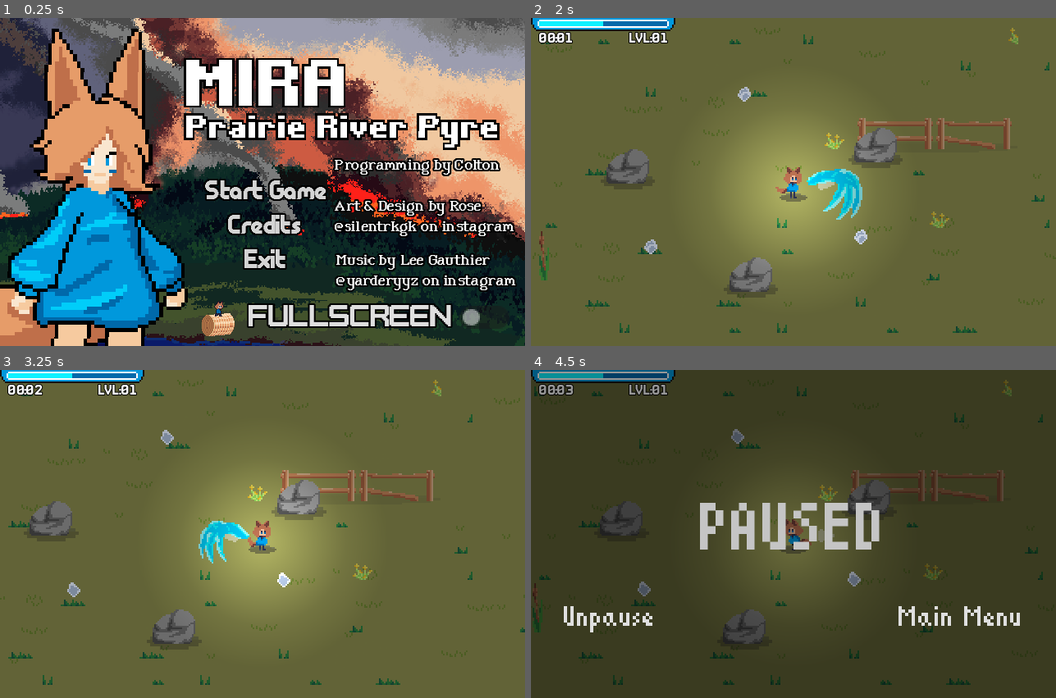
Above: before the commit, frames 1-4 (two rows, left to right).
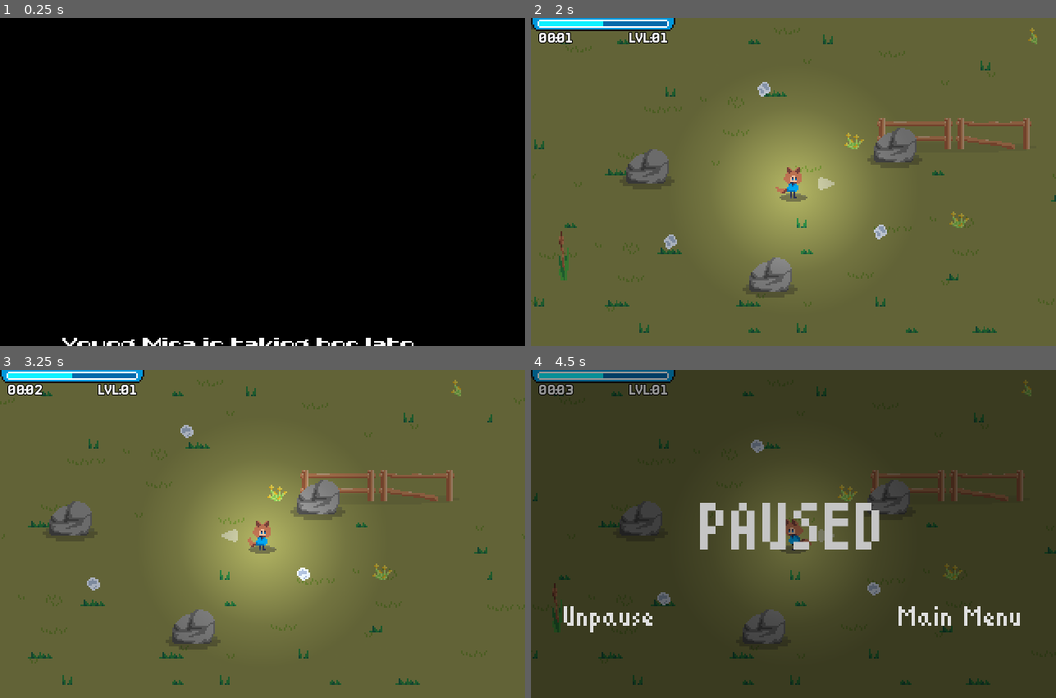
Above: after the commit, the same moments.

Repository: ColtonPhillips/its-spreading
Game: Godot game, scene res://scenes/gui/story/story_menu.tscn
The game is run twice, just before and just after one commit, with the same random seed, the same clock (stepped at 60 frames per second) and the same inputs. Before the commit the project starts from res://scenes/gui/main_menu/main_menu.tscn. Sound files missing from this copy of the repository are replaced by a short silence.
Inputs (mouse positions are in pixels of both pictures, inside the frame that each line leads up to):
- Up to frame 1 (0.25 s): no input
- Up to frame 2 (2 s): tap Enter (ui_accept) at 0.5, 0.77 s; move the mouse to (909, 165) at 0.52 s; hold D (move_right) 0.53-1.25 s; click (909, 165) at 0.6 s; drag from (688, 198) to (746, 80) at 1.27 s
- Up to frame 3 (3.25 s): move the mouse to (315, 461) at 2.02 s; hold D (move_right) 2.03-2.75 s; click (315, 461) at 2.1 s; drag from (236, 599) to (73, 602) at 2.77 s
- Up to frame 4 (4.5 s): move the mouse to (951, 583) at 3.52 s; hold A (move_left) 3.53-4.25 s; click (951, 583) at 3.6 s; tap Enter (ui_accept) at 3.77 s; tap Escape (pause) at 4.15 s; drag from (636, 484) to (646, 602) at 4.27 s

The runs differ from the first frame. In frame 1, 86% of the frame differs, in the area x 0-100%, y 0-100%; in frame 2, 7.2%; in frame 3, 6.6%; in frame 4, 4.3%.

Commit message:
final commit

Diff:
--- a/default_bus_layout.tres
+++ b/default_bus_layout.tres
@@ -1,4 +1,3 @@
 [gd_resource type="AudioBusLayout" format=3 uid="uid://calw0vgs40hsh"]
 
 [resource]
-bus/0/mute = true
--- a/project.godot
+++ b/project.godot
@@ -11,13 +11,14 @@
 [application]
 
 config/name="ItsSpreading"
-run/main_scene="res://scenes/gui/main_menu/main_menu.tscn"
+run/main_scene="res://scenes/gui/story/story_menu.tscn"
 config/features=PackedStringArray("4.2", "Forward Plus")
 config/icon="res://icon.svg"
 
 [autoload]
 
 Global="*res://scenes/global.gd"
+GlobalSound="*res://scenes/global_sound.tscn"
 
 [display]
 
--- /dev/null
+++ b/scenes/global_sound.gd
@@ -0,0 +1,10 @@
+extends Node
+@onready var audio_stream_player_2d = $AudioStreamPlayer2D
+
+var is_playing = true
+func play():
+	is_playing = true
+	audio_stream_player_2d.play()
+func stop():
+	is_playing = false
+	audio_stream_player_2d.stop()
--- /dev/null
+++ b/scenes/global_sound.tscn
@@ -0,0 +1,11 @@
+[gd_scene load_steps=3 format=3 uid="uid://c7cd7y4rlm74e"]
+
+[ext_resource type="AudioStream" uid="uid://dxqusqwxk2d31" path="res://res/sound/music/main_menu_theme.ogg" id="1_0pgbr"]
+[ext_resource type="Script" path="res://scenes/global_sound.gd" id="1_8uyqt"]
+
+[node name="Node" type="Node"]
+script = ExtResource("1_8uyqt")
+
+[node name="AudioStreamPlayer2D" type="AudioStreamPlayer2D" parent="."]
+stream = ExtResource("1_0pgbr")
+autoplay = true
--- a/scenes/gui/main_menu/main_menu.gd
+++ b/scenes/gui/main_menu/main_menu.gd
@@ -4,17 +4,21 @@
 @export var credits_scene: String
 
 func _enter_tree():
-	pass
+	if not GlobalSound.is_playing:
+		GlobalSound.play()
 	#$Fader.play('fade_in')
 
 func _on_start_game_link_pressed():
 	get_tree().change_scene_to_file(start_game_scene)
+	GlobalSound.stop()
 
 func _on_credits_link_pressed():
 	#get_tree().change_scene_to_file(credits_scene)
 	get_tree().change_scene_to_file(credits_scene)
+	GlobalSound.stop()
 
 func _on_exit_link_pressed():
+	GlobalSound.stop()
 	get_tree().quit();
 
 
--- a/scenes/gui/main_menu/main_menu.tscn
+++ b/scenes/gui/main_menu/main_menu.tscn
@@ -10,7 +10,6 @@
 [ext_resource type="FontFile" uid="uid://btyeuqqrwnge2" path="res://res/font/ttf/highres/ChevyRay - Stapler.ttf" id="6_q755q"]
 [ext_resource type="FontFile" uid="uid://cm5u3vv7bosl2" path="res://res/font/ttf/highres/ChevyRay - Roundabout.ttf" id="7_3y3mg"]
 [ext_resource type="Texture2D" uid="uid://dqfy3boylpdxa" path="res://res/art/gui/iconography/hay_bale_cute.png" id="10_nnjmx"]
-[ext_resource type="AudioStream" uid="uid://dxqusqwxk2d31" path="res://res/sound/music/main_menu_theme.ogg" id="11_icswu"]
 [ext_resource type="FontFile" uid="uid://hhp6d5sly784" path="res://res/font/ttf/midres/ChevyRay - Classified.ttf" id="12_vxkkg"]
 
 [sub_resource type="ShaderMaterial" id="ShaderMaterial_fndvd"]
@@ -311,10 +310,6 @@
 "": SubResource("AnimationLibrary_q6ukp")
 }
 
-[node name="AudioStreamPlayer" type="AudioStreamPlayer" parent="."]
-stream = ExtResource("11_icswu")
-autoplay = true
-
 [node name="InstaSocial" type="Label" parent="."]
 offset_left = 205.0
 offset_top = 144.0
--- /dev/null
+++ b/scenes/gui/story/story_menu.gd
@@ -0,0 +1,15 @@
+extends Node2D
+@onready var label:Label = $Label
+
+func _ready():
+	label.position.snapped(Vector2.ONE)
+	pass
+
+func _physics_process(delta):
+	if (label.position.y > -325):
+		label.position.y -= 0.2
+
+
+func _on_link_button_pressed():
+	get_tree().change_scene_to_file('res://scenes/gui/main_menu/main_menu.tscn')
+	pass # Replace with function body.
--- /dev/null
+++ b/scenes/gui/story/story_menu.tscn
@@ -0,0 +1,64 @@
+[gd_scene load_steps=9 format=3 uid="uid://cxw08bodeggbo"]
+
+[ext_resource type="Script" path="res://scenes/gui/story/story_menu.gd" id="1_2hgr5"]
+[ext_resource type="FontFile" uid="uid://c4oowbv62l0sb" path="res://res/font/ttf/midres/ChevyRay - Chocolate.ttf" id="1_82wxf"]
+
+[sub_resource type="LabelSettings" id="LabelSettings_fr361"]
+font = ExtResource("1_82wxf")
+font_size = 11
+
+[sub_resource type="InputEventKey" id="InputEventKey_5blhx"]
+device = -1
+keycode = 4194309
+
+[sub_resource type="InputEventKey" id="InputEventKey_hlodq"]
+device = -1
+keycode = 4194305
+
+[sub_resource type="InputEventMouseButton" id="InputEventMouseButton_yp3hx"]
+button_mask = 1
+position = Vector2(508, 22)
+global_position = Vector2(514, 84)
+button_index = 1
+pressed = true
+
+[sub_resource type="InputEventKey" id="InputEventKey_2uwxw"]
+device = -1
+keycode = 32
+unicode = 32
+
+[sub_resource type="Shortcut" id="Shortcut_6gcea"]
+events = [SubResource("InputEventKey_5blhx"), SubResource("InputEventKey_hlodq"), SubResource("InputEventMouseButton_yp3hx"), SubResource("InputEventKey_2uwxw")]
+
+[node name="StoryMenu" type="Node2D"]
+script = ExtResource("1_2hgr5")
+
+[node name="ColorRect" type="ColorRect" parent="."]
+offset_left = -4.0
+offset_top = -4.0
+offset_right = 330.0
+offset_bottom = 209.0
+color = Color(0, 0, 0, 1)
+
+[node name="Label" type="Label" parent="."]
+offset_left = 38.0
+offset_top = 198.0
+offset_right = 289.0
+offset_bottom = 601.0
+text = "Young Mira is taking her late Baba's ashes to her hometown of Prairie River, SK. After missing her only bus ride, she decides to walk the 30km into town. Desperately tired, she finally arrives on the outskirts of the town. She decides to rest before spreading the ashes in the river.
+
+In her sleep, she upsets the can of ashes onto the meadow floor.  In those ashes, Baba's restless spirit cries out in fear. Baba is anxious and lashes out at Mira!
+
+The meadow is now engulfed in animated flames spreading far and wide. Mira also sees herself gaining some new power: She has taken on the form of a fox-person, with the ability to control matter as well. Survive the night and collect Baba's ashes to bring peace to her wandering soul.
+
+Press ENTER to CONTINUE"
+label_settings = SubResource("LabelSettings_fr361")
+autowrap_mode = 3
+
+[node name="LinkButton" type="LinkButton" parent="."]
+offset_right = 318.0
+offset_bottom = 200.0
+shortcut = SubResource("Shortcut_6gcea")
+shortcut_in_tooltip = false
+
+[connection signal="pressed" from="LinkButton" to="." method="_on_link_button_pressed"]
Not shown: 1 places in scenes/gui/main_menu/main_menu.tscn that only renumber resources
Not shown, added: scenes/gui/story/sto11CA.tmp
